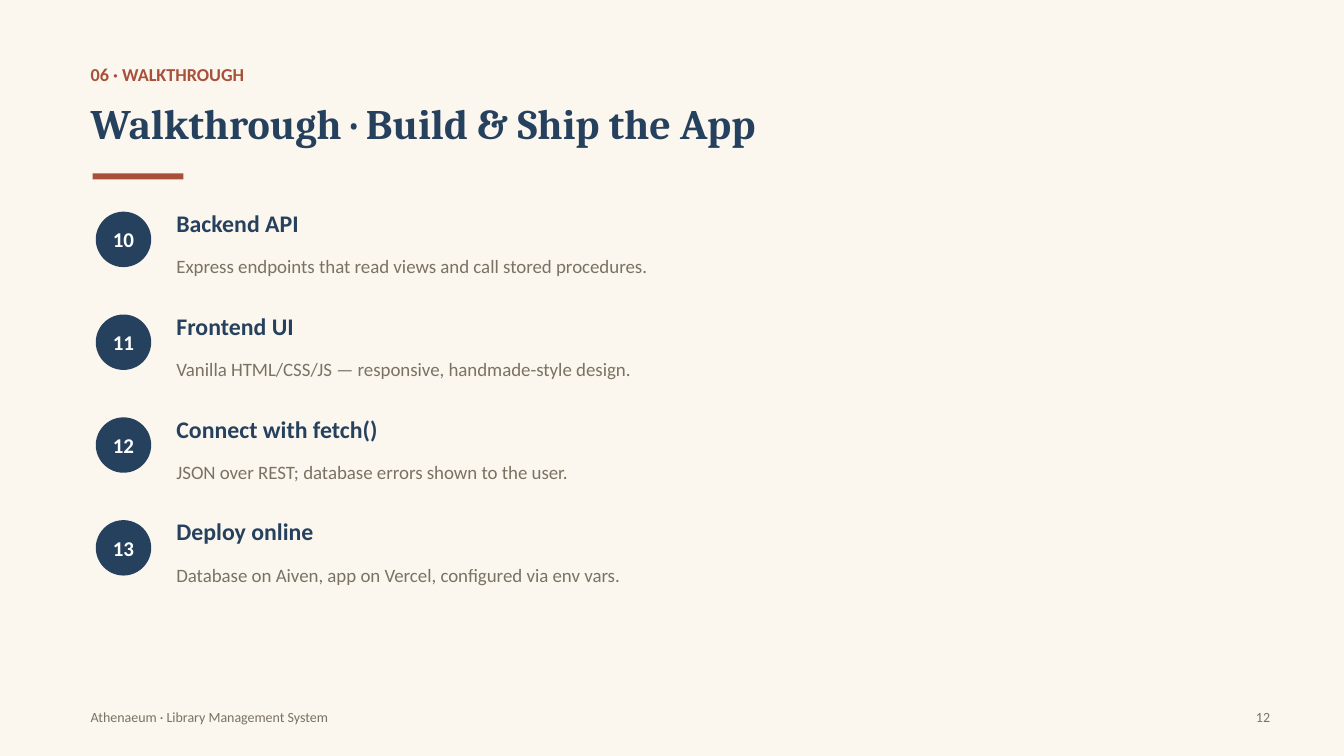
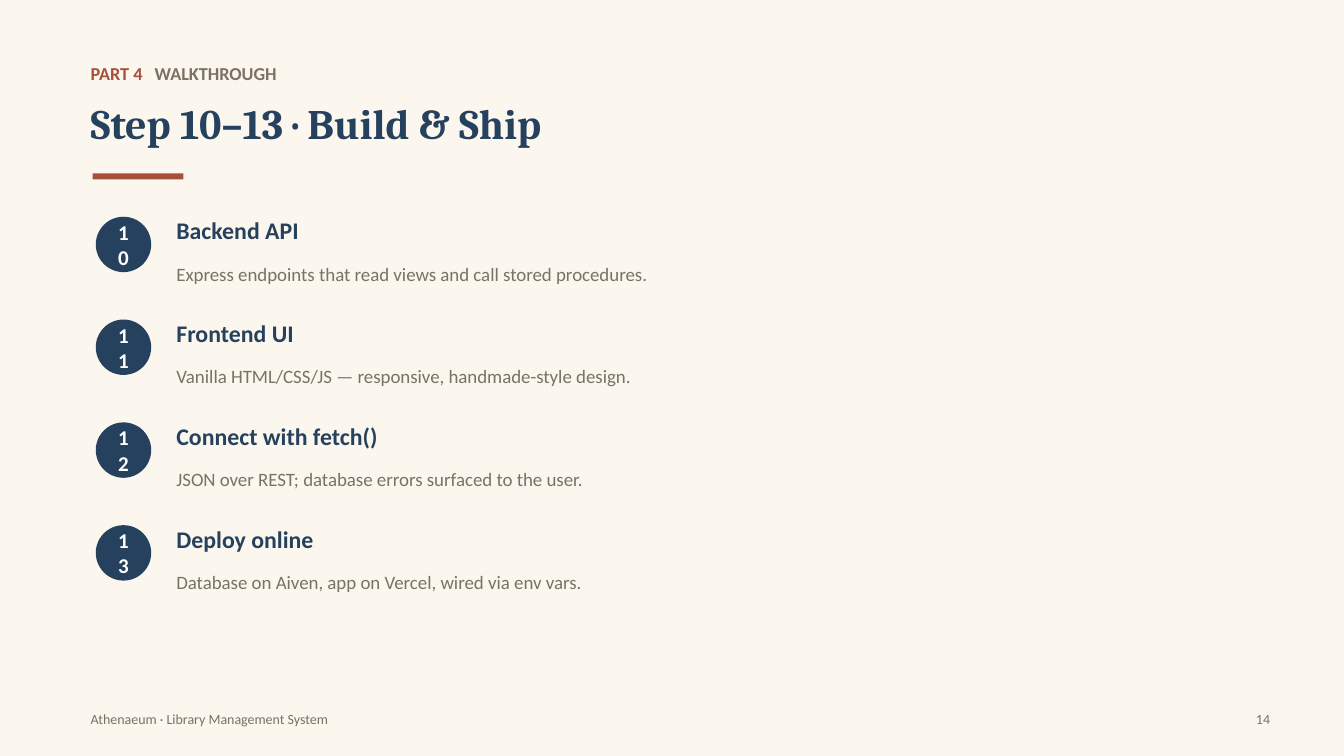
Before and after one commit to Roky777/DBMS_CAPSTONE, a slide deck: slide 14 of docs/Athenaeum_Presentation.pptx (slide 12 before the commit). Drawn at 1344x756 pixels with LibreOffice and Linux fonts; fonts in the diff are those of the drawing. Boxes give left, top, right and bottom in pixels: in the first picture for what was removed or moved away, otherwise in the second. Text is boxed around its words. In the diff, an @@ line names an element or a change of style, - is before the commit and + after.

Commit message:
Rebuild presentation: 4-part flow with live app screenshots

```diff
--- a/docs/Athenaeum_Presentation.pptx
+++ b/docs/Athenaeum_Presentation.pptx
@@ text at [91, 68, 277, 80]: text changed; text colour #A8503A to #7A7263 @@
-06 · WALKTHROUGH
+PART 4 WALKTHROUGH
@@ text at [91, 109, 541, 148]: text changed @@
-Walkthrough · Build & Ship the App
+Step 10–13 · Build & Ship
@@ text at [176, 473, 583, 488]: text changed @@
-JSON over REST; database errors shown to the user.
+JSON over REST; database errors surfaced to the user.
@@ 6 texts, 4 ellipses: place and size @@
-6 texts, 4 ellipses at [96, 212, 647, 576]
+6 texts, 4 ellipses at [96, 217, 647, 581]
@@ text at [176, 576, 582, 592]: text changed @@
-Database on Aiven, app on Vercel, configured via env vars.
+Database on Aiven, app on Vercel, wired via env vars.
@@ text at [1256, 715, 1270, 724]: text changed @@
-12
+14
```
Also in this commit, not shown: 11 other slides changed, 4 slides added, 3 slides removed, 1 other file.
